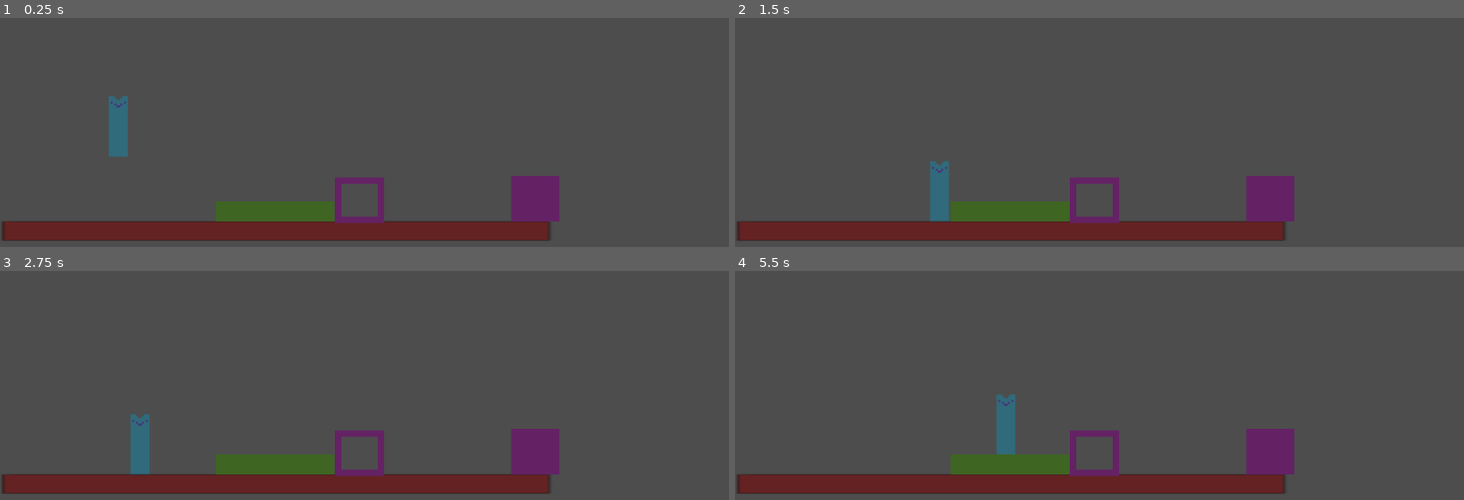
Above: before the commit, frames 1-4 (two rows, left to right).
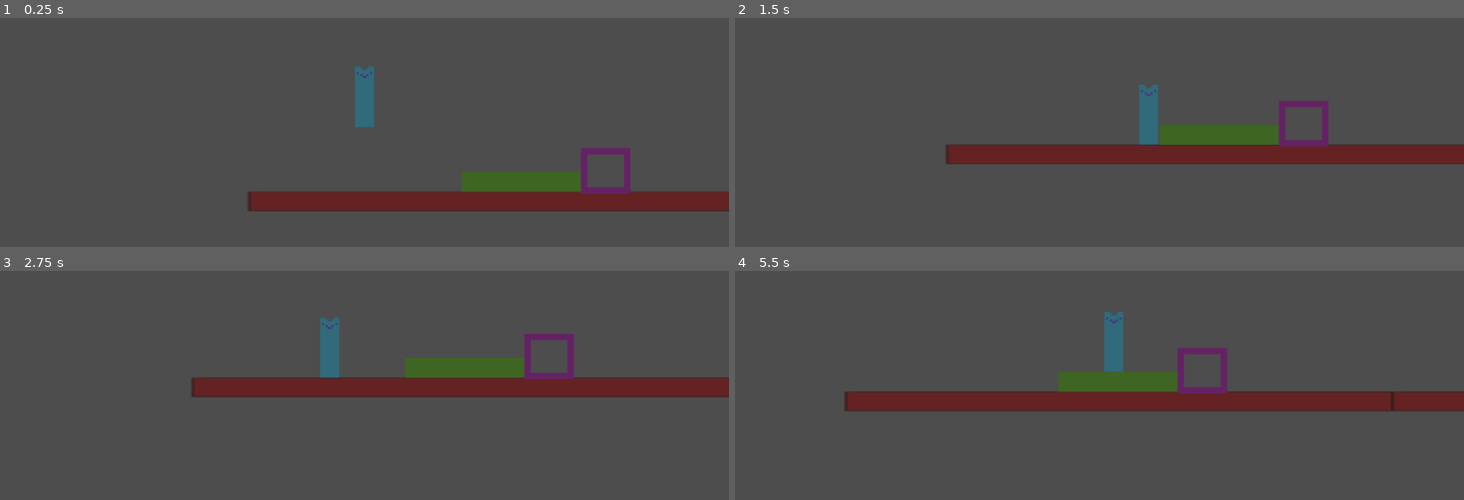
Above: after the commit, the same moments.

Repository: ldahleen54/gameoff-gamejam-2023
Game: Godot game, scene res://Scenes/scene1.tscn
The game is run twice, just before and just after one commit, with the same random seed, the same clock (stepped at 60 frames per second) and the same inputs.
Inputs:
- Up to frame 1 (0.25 s): no input
- Up to frame 2 (1.5 s): hold Right (ui_right) from 0.53 s (still down); tap Up (ui_up) at 0.77 s
- Up to frame 3 (2.75 s): tap Up (ui_up) at 1.52 s; release Right (ui_right) at 2.03 s; hold Left (ui_left) from 2.03 s (still down)
- Up to frame 4 (5.5 s): release Left (ui_left) at 2.78 s; hold Right (ui_right) 2.78-4.28 s; tap Up (ui_up) at 3.02, 3.77, 4.52 s; hold Left (ui_left) 4.28-5.03 s; hold Right (ui_right) from 5.03 s (still down)

The runs differ from the first frame. In frame 1, 17% of the frame differs, in the area x 0-100%, y 21-98%; in frame 2, 19%; in frame 3, 19%; in frame 4, 20%, in the area x 0-100%, y 17-98%.

Commit message:
Added soft camera and longer floor for testing

Diff:
--- a/Scenes/scene1.tscn
+++ b/Scenes/scene1.tscn
@@ -34,6 +34,11 @@
 [node name="CollisionShape2D" type="CollisionShape2D" parent="CharacterBody2D"]
 position = Vector2(187, 366)
 shape = SubResource("RectangleShape2D_tw4kc")
+
+[node name="Camera2D" type="Camera2D" parent="CharacterBody2D"]
+position = Vector2(187, 368)
+position_smoothing_enabled = true
+position_smoothing_speed = 1.0
 
 [node name="Floor" type="StaticBody2D" parent="."]
 position = Vector2(439, 561)
@@ -72,7 +77,8 @@
 shape = SubResource("RectangleShape2D_y0k5y")
 
 [node name="StaticBody2D3" type="StaticBody2D" parent="."]
-position = Vector2(847, 516)
+position = Vector2(1701, 516)
+metadata/_edit_group_ = true
 
 [node name="CollisionShape2D" type="CollisionShape2D" parent="StaticBody2D3"]
 position = Vector2(-1.5, -6)
@@ -80,3 +86,16 @@
 
 [node name="ClosedBoxPlaceholder" type="Sprite2D" parent="StaticBody2D3"]
 texture = ExtResource("5_j8gv0")
+
+[node name="Floor2" type="StaticBody2D" parent="."]
+position = Vector2(1303, 561)
+scale = Vector2(2, 1)
+metadata/_edit_group_ = true
+
+[node name="CollisionShape2D" type="CollisionShape2D" parent="Floor2"]
+scale = Vector2(2, 1)
+shape = SubResource("RectangleShape2D_krlvk")
+
+[node name="LargePlatformPlaceholder" type="Sprite2D" parent="Floor2"]
+scale = Vector2(2, 1)
+texture = ExtResource("4_65gg8")
